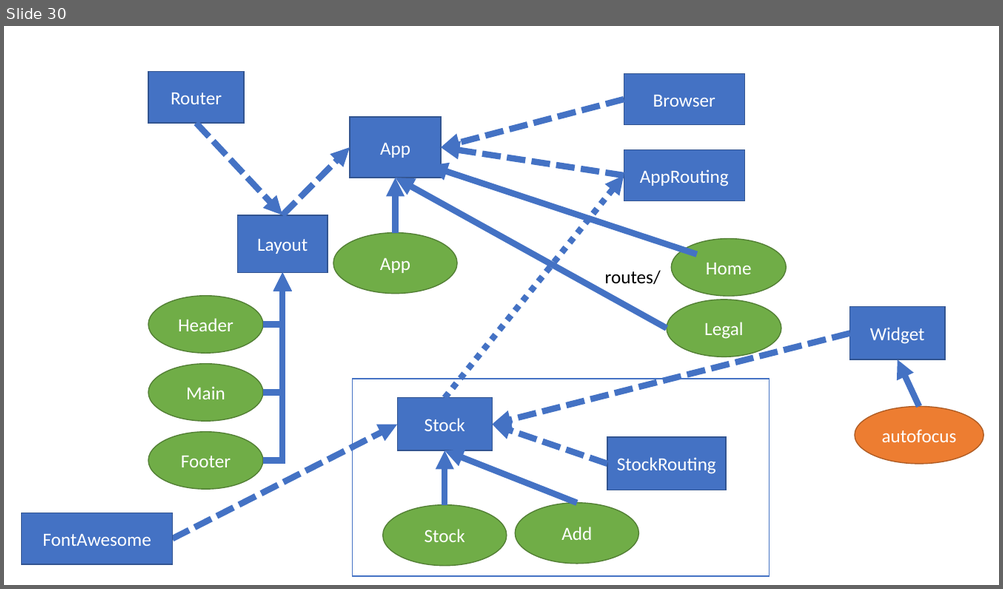
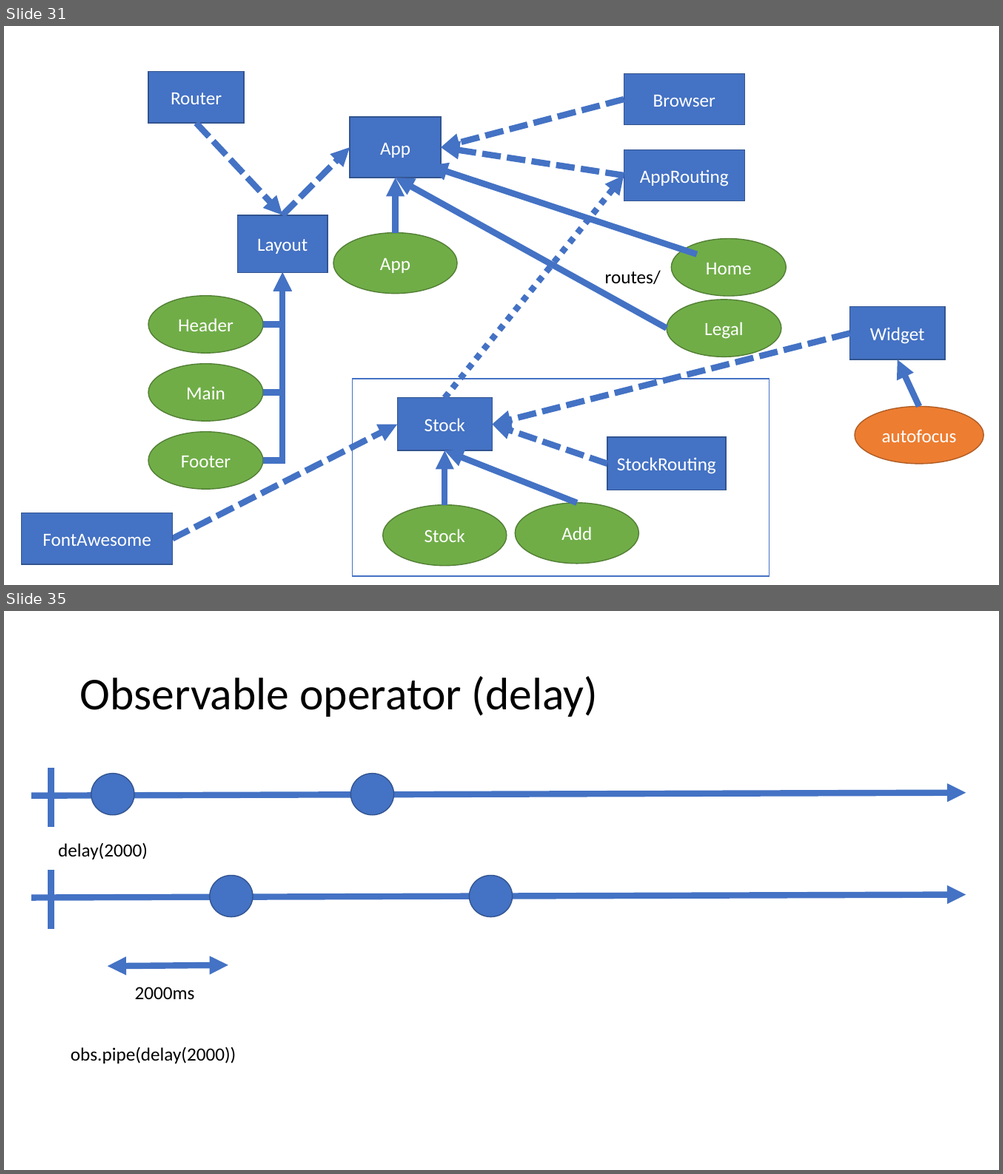
Before and after one commit to jlg-formation/agucv1-mai-2022, a slide deck: notes.pptx. Shown one above the other, each under a label of ours: slide 30 before the commit, slides 31 and 35 after it; the slides between them are not shown. The pictures are 1003x589 and 1003x1174 pixels, drawn with LibreOffice and Linux fonts; fonts in the diff are those of the drawing. Boxes give left, top, right and bottom in pixels: in the first picture for what was removed or moved away, otherwise in the second. Text is boxed around its words. In the diff, an @@ line names an element or a change of style, - is before the commit and + after.

```diff
--- a/notes.pptx
+++ b/notes.pptx
@@ slide 35 added at box(4, 611, 999, 1170), background #FFFFFF @@
@@ title added at box(79, 676, 598, 717), 44 pt, text #000000 @@
+Observable operator (delay)
@@ line added from (51, 769) to (51, 827), #4472C4 6 pt @@
@@ ellipse added at box(91, 774, 134, 815), fill #4472C4, outline #325491 1 pt @@
@@ ellipse added at box(351, 774, 394, 815), fill #4472C4, outline #325491 1 pt @@
@@ arrow added from (31, 796) to (966, 793), #4472C4 6 pt @@
@@ text added at box(58, 843, 148, 860), 18 pt, text #000000 @@
+delay(2000)
@@ line added from (51, 870) to (51, 930), #4472C4 6 pt @@
@@ ellipse added at box(210, 876, 253, 917), fill #4472C4, outline #325491 1 pt @@
@@ ellipse added at box(469, 876, 512, 917), fill #4472C4, outline #325491 1 pt @@
@@ arrow added from (31, 898) to (966, 894), #4472C4 6 pt @@
@@ double arrow added from (108, 966) to (228, 965), #4472C4 6 pt @@
@@ text added at box(135, 987, 195, 1000), 18 pt, text #000000 @@
+2000ms
@@ text added at box(71, 1047, 236, 1064), 18 pt, text #000000 @@
+obs.pipe(delay(2000))
@@ what was slide 30 is now slide 31 @@
```
Also in this commit, not shown: 4 other slides added.
